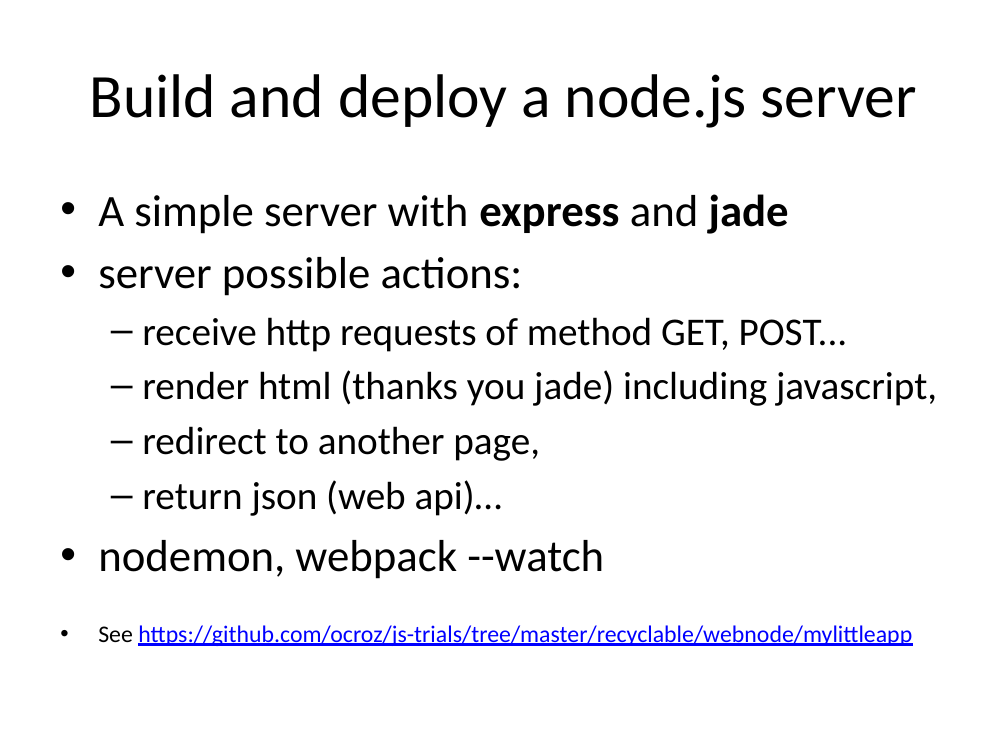
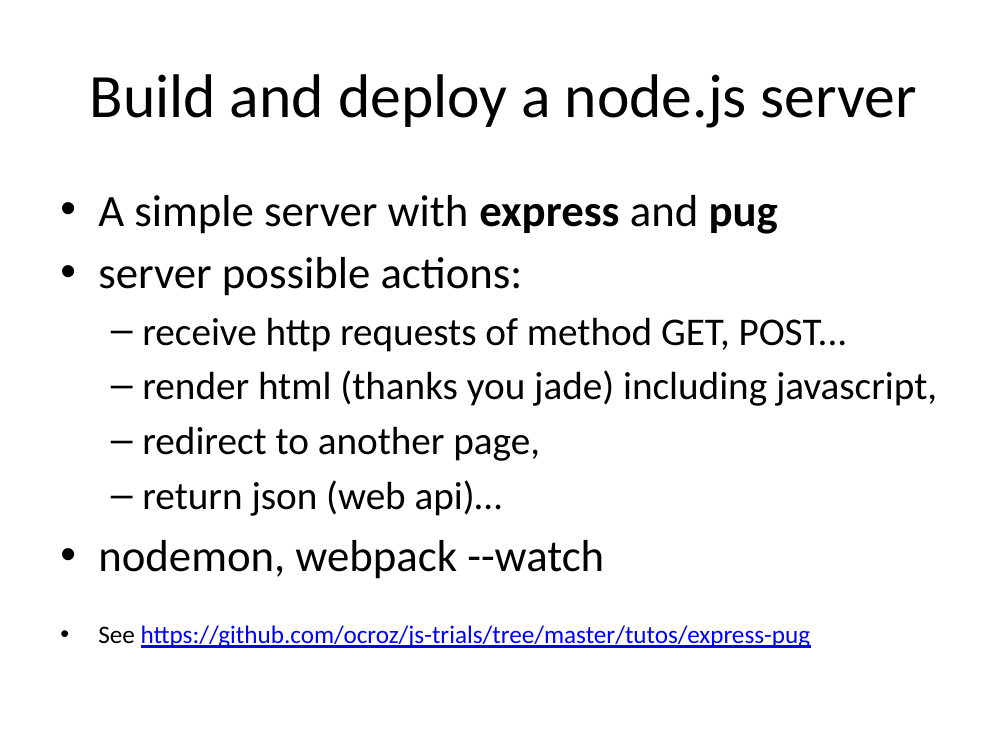
Before and after one commit to ocroz/js-trials, a slide deck: slide 20 of studies/node/Node-JS-presentation.pptx (slide 19 before the commit). Drawn at 1008x756 pixels with LibreOffice and Linux fonts; fonts in the diff are those of the drawing. Boxes give left, top, right and bottom in pixels: in the first picture for what was removed or moved away, otherwise in the second. Text is boxed around its words. In the diff, an @@ line names an element or a change of style, - is before the commit and + after.

```diff
--- a/studies/node/Node-JS-presentation.pptx
+++ b/studies/node/Node-JS-presentation.pptx
@@ text at (x1=98, y1=195, x2=778, y2=234): text changed @@
-• A simple server with express and jade
+• A simple server with express and pug
@@ text at (x1=98, y1=625, x2=811, y2=648): text changed; size 17 to 18 pt @@
-• See https://github.com/ocroz/js-trials/tree/master/recyclable/webnode/mylittleapp
+• See https://github.com/ocroz/js-trials/tree/master/tutos/express-pug
```
Also in this commit, not shown: 6 other slides changed, 1 slide added.
